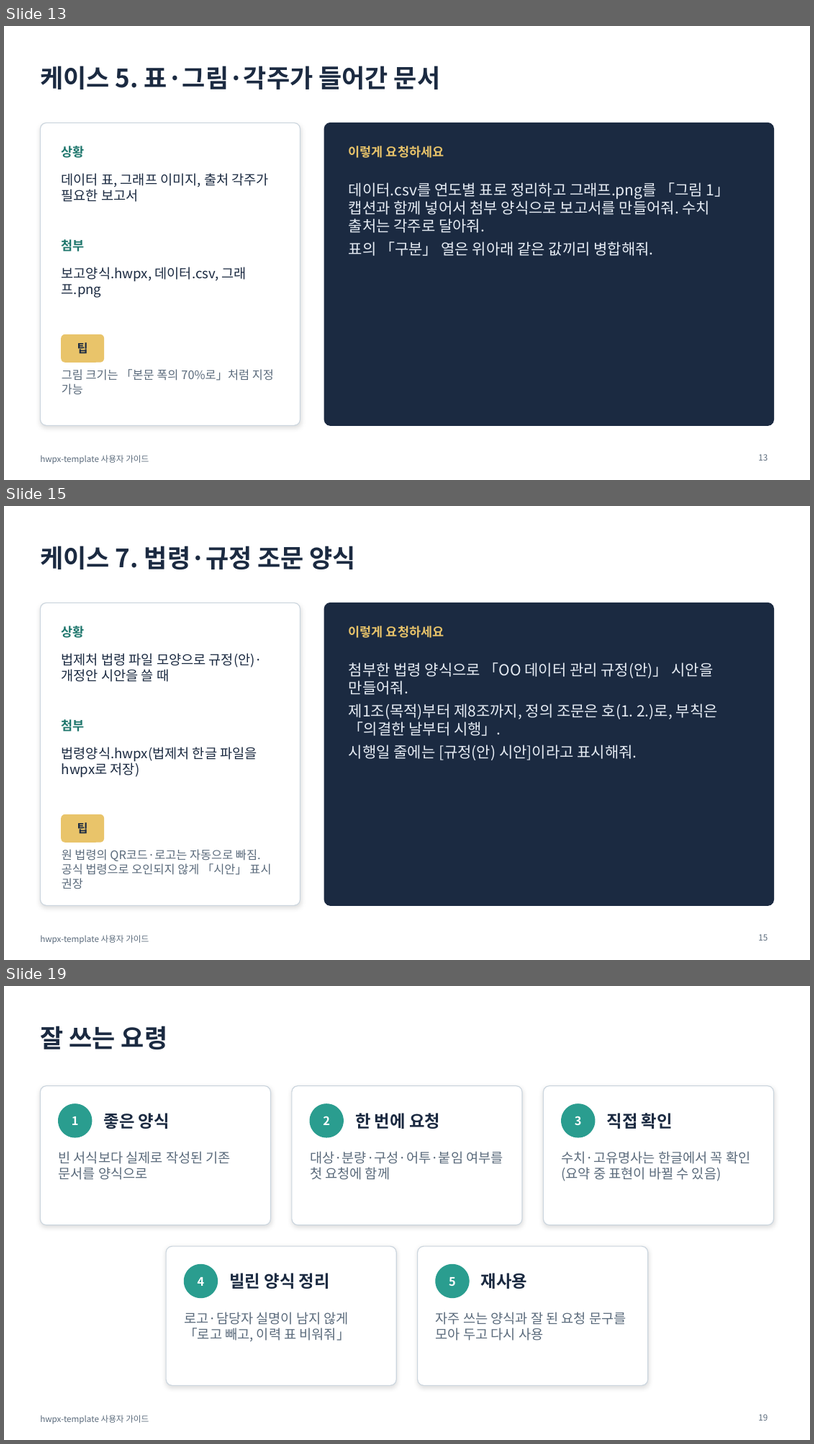
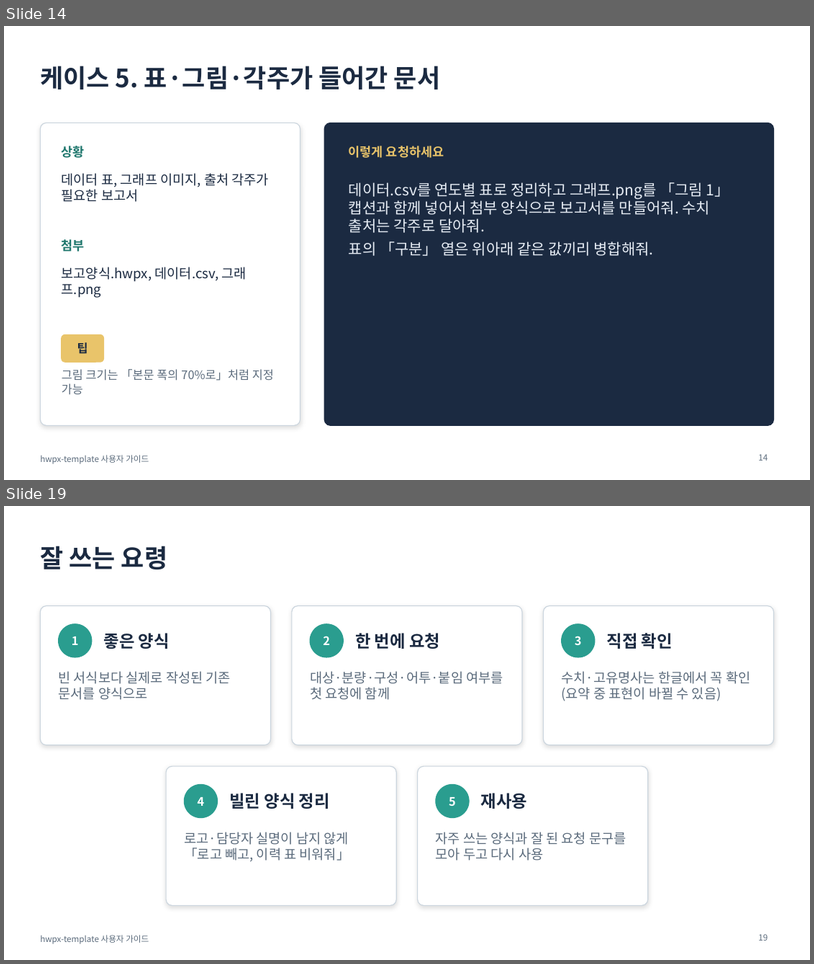
Before and after one commit to emilyJ7/hwpx-template-public, a slide deck: docs/사용자가이드.pptx. Shown one above the other, each under a label of ours: slides 13, 15 and 19 before the commit, slides 14 and 19 after it; the slides between them are not shown. The pictures are 814x1444 and 814x964 pixels, drawn with LibreOffice and Linux fonts; fonts in the diff are those of the drawing. Boxes give left, top, right and bottom in pixels: in the first picture for what was removed or moved away, otherwise in the second. Text is boxed around its words. In the diff, an @@ line names an element or a change of style, - is before the commit and + after.

```diff
--- a/docs/사용자가이드.pptx
+++ b/docs/사용자가이드.pptx
@@ slide 15 removed at <box>4,506,810,960</box>, background #FFFFFF; not listed: 1 template element that a slide beside it also shows @@
@@ title removed at <box>40,546,356,570</box> @@
-케이스 7. 법령·규정 조문 양식
@@ rounded rectangle removed at <box>40,602,301,906</box> @@
@@ rounded rectangle removed at <box>324,602,774,906</box> @@
@@ text removed at <box>62,626,85,638</box> @@
-상황
@@ text removed at <box>349,626,444,638</box> @@
-이렇게 요청하세요
@@ text removed at <box>62,653,263,682</box> @@
-법제처 법령 파일 모양으로 규정(안)·개정안 시안을 쓸 때
@@ text removed at <box>349,662,718,760</box> @@
-첨부한 법령 양식으로 「OO 데이터 관리 규정(안)」 시안을 만들어줘.
-제1조(목적)부터 제8조까지, 정의 조문은 호(1. 2.)로, 부칙은 「의결한 날부터 시행」.
-시행일 줄에는 [규정(안) 시안]이라고 표시해줘.
@@ text removed at <box>62,719,85,731</box> @@
-첨부
@@ text removed at <box>62,746,257,777</box> @@
-법령양식.hwpx(법제처 한글 파일을 hwpx로 저장)
@@ rounded rectangle removed at <box>62,815,104,842</box> @@
@@ text removed at <box>77,822,88,834</box> @@
-팁
@@ text removed at <box>62,849,271,888</box> @@
-원 법령의 QR코드·로고는 자동으로 빠짐. 공식 법령으로 오인되지 않게 「시안」 표시 권장
@@ page number removed at <box>759,934,768,940</box> @@
-15
@@ what was slide 13 is now slide 14 @@
@@ page number at <box>759,454,768,460</box>: text changed @@
-13
+14
```
Also in this commit, not shown: 6 slides changed, 1 slide added, 14 other files.
